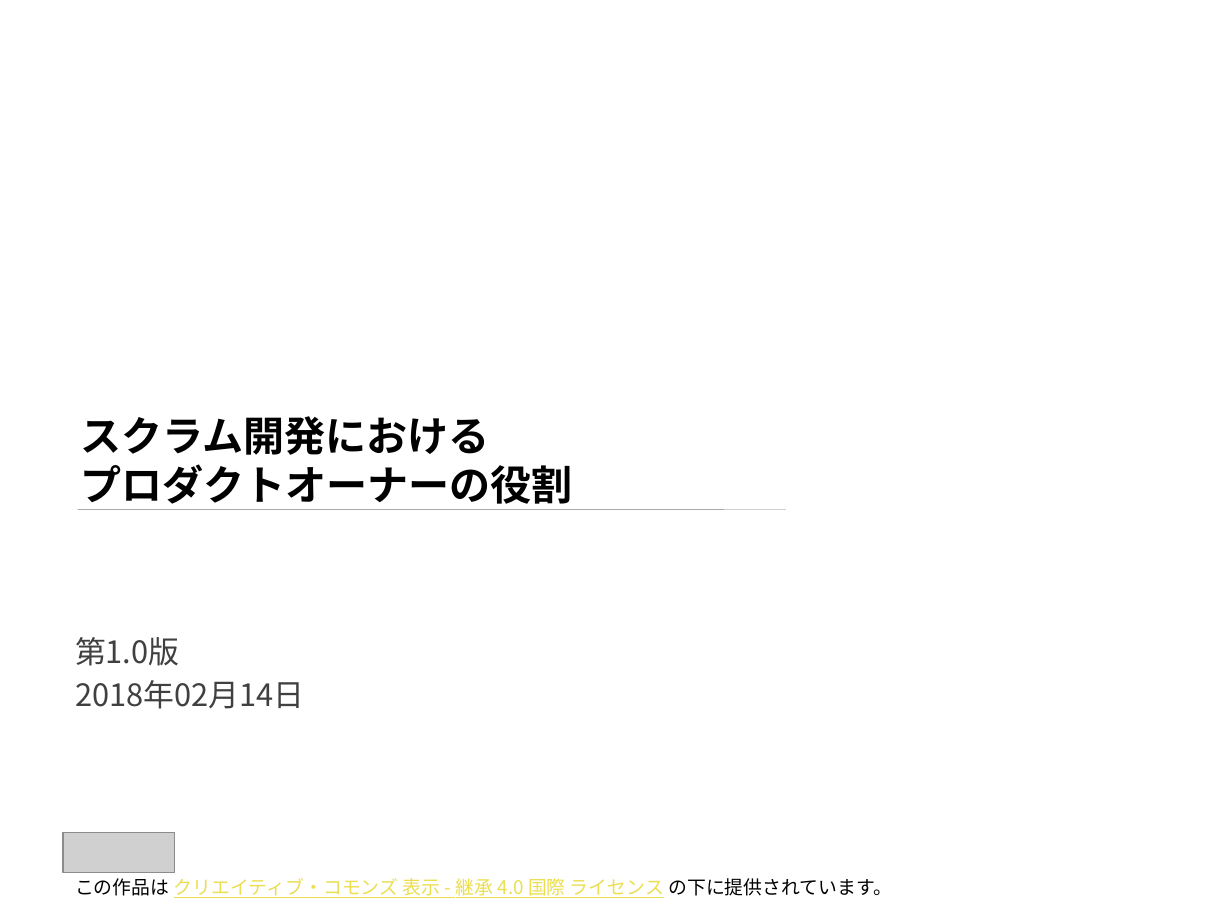
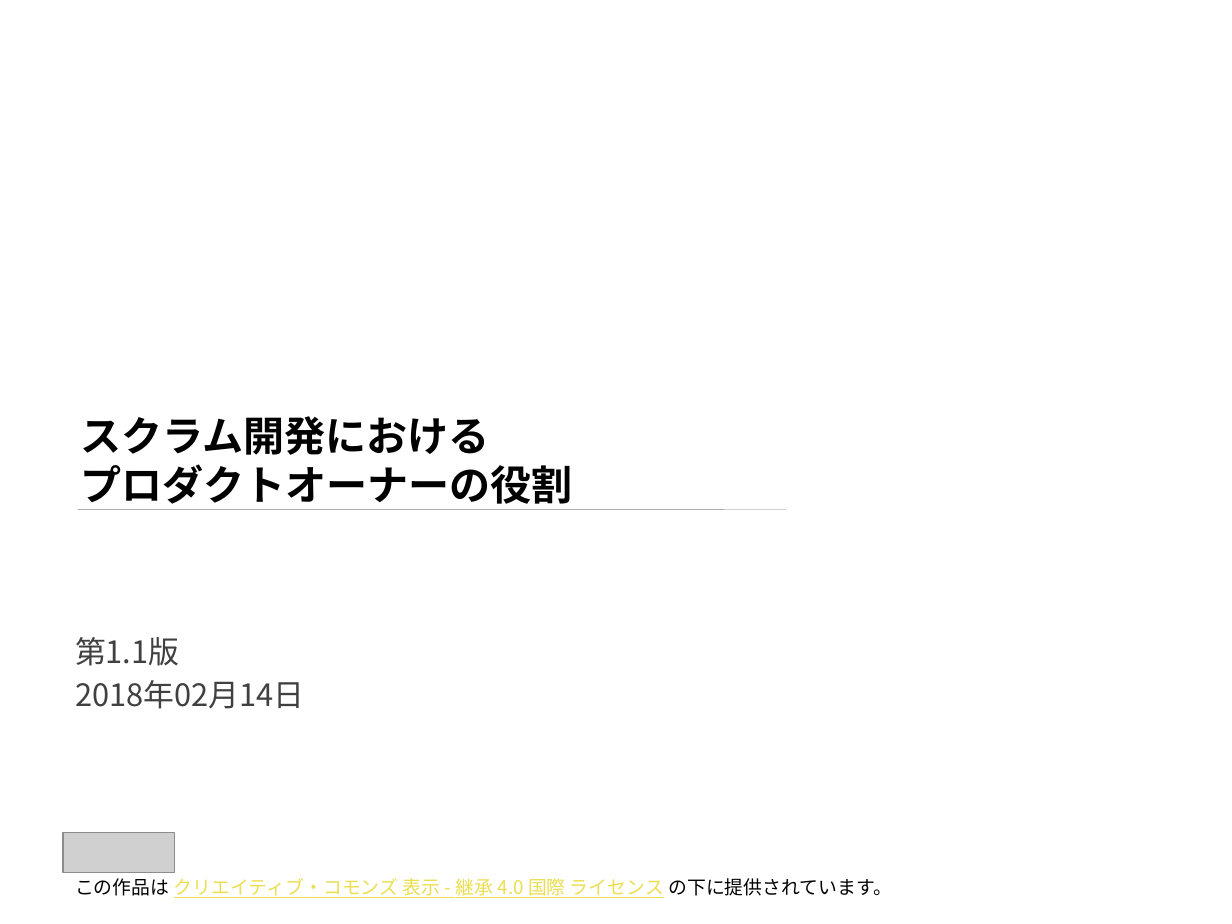
Before and after one commit to Fintan-contents/role-of-product-owner, a slide deck: slide 1 of docs/プロダクトオーナーの役割.pptx. Drawn at 1232x924 pixels with LibreOffice and Linux fonts; fonts in the diff are those of the drawing; grey boxes stand for pictures; background and template pictures are left out. Boxes give left, top, right and bottom in pixels: in the first picture for what was removed or moved away, otherwise in the second. Text is boxed around its words. In the diff, an @@ line names an element or a change of style, - is before the commit and + after.

```diff
--- a/docs/プロダクトオーナーの役割.pptx
+++ b/docs/プロダクトオーナーの役割.pptx
@@ text at box(75, 637, 179, 666): text changed @@
-第1.0版
+第1.1版
```
Also in this commit, not shown: 1 other slide changed, 1 slide removed, 1 other file.
